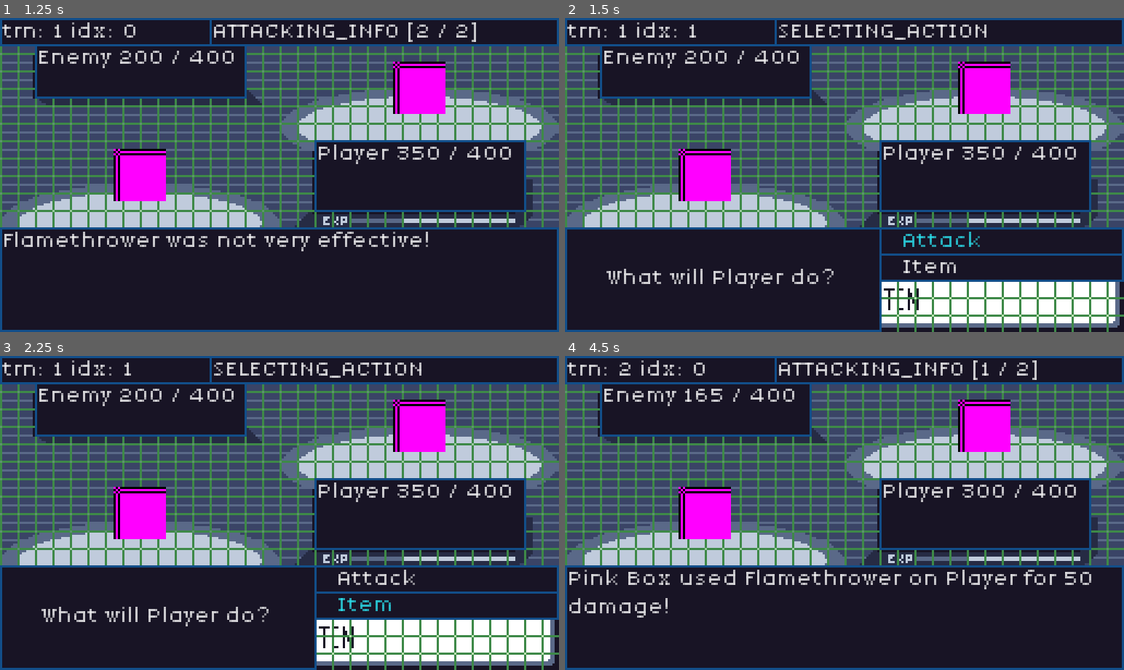
Above: before the commit, frames 1-4 (two rows, left to right).
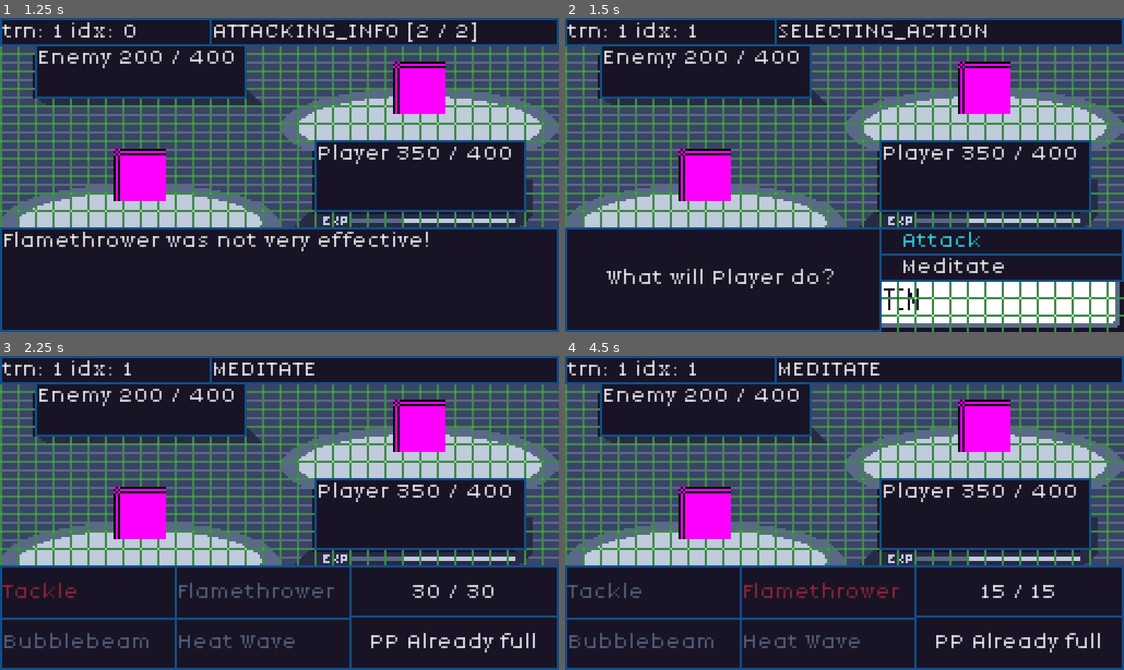
Above: after the commit, the same moments.

Repository: JakeTaussig/rpg-rougelike
Game: Godot game, scene res://scenes/battle.tscn
The game is run twice, just before and just after one commit, with the same random seed, the same clock (stepped at 60 frames per second) and the same inputs.
Inputs (mouse positions are in pixels of both pictures, inside the frame that each line leads up to):
- Up to frame 1 (1.25 s): click "Continue" at 0.5 s
- Up to frame 2 (1.5 s): click "Continue" at 1.25 s
- Up to frame 3 (2.25 s): click (436, 604) at 2 s, where only the run before the commit has a clickable "Item"
- Up to frame 4 (4.5 s): click (1001, 578) at 2.75 s, where only the run before the commit has a clickable "Attack"; click "Tackle" at 3.5 s; click (827, 591) at 4.25 s, where only the run after the commit has a clickable "Flamethrower"

Frame 1 is identical in both runs. In frame 2, 0.3% of the frame differs, in the area x 60-79%, y 76-82%; in frame 3, 11%, in the area x 0-100%, y 2-100%; in frame 4, 5.5%.

Commit message:
add `MEDITATE` state

Diff:
--- a/scenes/battle.tscn
+++ b/scenes/battle.tscn
@@ -13,6 +13,7 @@
 [ext_resource type="Script" uid="uid://cmikjgcwtvkyk" path="res://scripts/states/IncrementTurn.gd" id="12_03edq"]
 [ext_resource type="Script" uid="uid://bm0o2eovnfws7" path="res://scripts/states/Attack.gd" id="13_6ni85"]
 [ext_resource type="Script" uid="uid://sdwupuxudrjb" path="res://scripts/states/GameEnd.gd" id="13_22uqi"]
+[ext_resource type="Script" uid="uid://begb8qfrg2n42" path="res://scripts/states/Meditate.gd" id="14_6ni85"]
 
 [node name="Battle" type="Node2D"]
 script = ExtResource("1_a12nh")
@@ -54,13 +55,14 @@
 text = "   Attack"
 alignment = 0
 
-[node name="Item" type="Button" parent="BottomBar/Action"]
-layout_mode = 2
-text = "   Item"
+[node name="Meditate" type="Button" parent="BottomBar/Action"]
+layout_mode = 2
+text = "   Meditate"
 alignment = 0
 
 [node name="BattleStatus" type="Label" parent="BottomBar"]
 unique_name_in_owner = true
+visible = false
 offset_top = 96.0
 offset_right = 255.0
 offset_bottom = 143.0
@@ -229,9 +231,9 @@
 [node name="ATTACK" type="Node" parent="BattleStateMachine"]
 script = ExtResource("13_6ni85")
 
+[node name="MEDITATE" type="Node" parent="BattleStateMachine"]
+script = ExtResource("14_6ni85")
+
 [connection signal="pressed" from="BottomBar/Action/Attack" to="BattleStateMachine/SELECTING_ACTION" method="_on_attack_pressed"]
+[connection signal="pressed" from="BottomBar/Action/Meditate" to="BattleStateMachine/SELECTING_ACTION" method="_on_meditate_pressed"]
 [connection signal="pressed" from="BottomBar/BattleStatus/ContinueButton" to="." method="_on_continue_button_pressed"]
-[connection signal="pressed" from="BottomBar/Moves/MovesMenu/Move1" to="BattleStateMachine/SELECTING_ATTACK" method="_on_move_pressed" binds= [0]]
-[connection signal="pressed" from="BottomBar/Moves/MovesMenu/Move2" to="BattleStateMachine/SELECTING_ATTACK" method="_on_move_pressed" binds= [1]]
-[connection signal="pressed" from="BottomBar/Moves/MovesMenu/Move3" to="BattleStateMachine/SELECTING_ATTACK" method="_on_move_pressed" binds= [2]]
-[connection signal="pressed" from="BottomBar/Moves/MovesMenu/Move4" to="BattleStateMachine/SELECTING_ATTACK" method="_on_move_pressed" binds= [3]]
--- a/scripts/battle.gd
+++ b/scripts/battle.gd
@@ -7,6 +7,7 @@
 const STATE_ENEMY_ATTACK := "ENEMY_ATTACK"
 const STATE_GAME_END := "GAME_END"
 const STATE_SELECTING_ATTACK := "SELECTING_ATTACK"
+const STATE_MEDITATE := "MEDITATE"
 const STATE_ATTACK := "ATTACK"
 
 var turn: int = 0
@@ -25,6 +26,9 @@
 	_init_battle_participants()
 	render_hp()
 	transition_state_to(STATE_INCREMENT_TURN)
+
+func _input(event: InputEvent) -> void:
+	current_state.handle_input(event)
 
 func _init_states():
 	# Initialize all states
--- a/scripts/states/BaseState.gd
+++ b/scripts/states/BaseState.gd
@@ -9,5 +9,8 @@
 func exit():
 	pass
 
+func handle_input(event: InputEvent):
+	pass
+
 func handle_continue():
 	pass
--- /dev/null
+++ b/scripts/states/Meditate.gd
@@ -0,0 +1,72 @@
+class_name MeditateState
+extends BaseState
+
+var last_focused_move_index: int = 0
+
+func enter(_messages: Array = []) -> void:
+	_init_move_buttons()
+	%Moves.visible = true
+	%MovesMenu.get_child(last_focused_move_index).grab_focus()
+
+func exit():
+	%Moves.visible = false
+
+	for button: Button in %MovesMenu.get_children():
+		for dict in button.get_signal_connection_list("pressed"):
+			button.disconnect("pressed", dict.callable)
+		for dict in button.get_signal_connection_list("focus_entered"):
+			button.disconnect("focus_entered", dict.callable)
+		for dict in button.get_signal_connection_list("mouse_entered"):
+			button.disconnect("mouse_entered", dict.callable)
+
+func handle_input(event: InputEvent):
+	if event.is_action_pressed("ui_cancel"):
+		battle.transition_state_to(battle.STATE_SELECTING_ACTION)
+
+func _init_move_buttons():
+	for i in %Player.moves.size():
+		%MovesMenu.get_child(i).text = %Player.moves[i].move_name
+		%MovesMenu.get_child(i).focus_entered.connect(func(): _med_display_pp_info(i))
+		var button: Button = %MovesMenu.get_child(i)
+		%MovesMenu.get_child(i).pressed.connect(func(): _restore(i))
+
+		if %Player.moves[i].pp == %Player.moves[i].max_pp:
+			%MovesMenu.get_child(i).set_theme_type_variation("DisabledButton")
+		else:
+			%MovesMenu.get_child(i).set_theme_type_variation("Button")
+		%MovesMenu.get_child(i).mouse_entered.connect(%MovesMenu.get_child(i).grab_focus)
+
+func _restore(i: int):
+	var move = %Player.moves[i]
+	if move.pp == move.max_pp:
+		return
+
+	var restore_amt = 3 + (randi() % 3)
+	var initial_pp = move.pp
+	var restored_pp = min(move.max_pp, initial_pp + restore_amt)
+
+	move.pp = restored_pp
+
+	battle.transition_state_to(battle.STATE_ATTACKING_INFO, ["%s meditated." % %Player.character_name, ".....", ".......", ".....", "Restored PP of %s from %d to %d." % [%Player.moves[i].move_name, initial_pp, restored_pp]])
+
+func _med_display_pp_info(move_index: int) -> void:
+	#last_focused_move_index = move_index
+	var move = %Player.moves[move_index]
+
+	var min_updated_pp = min(move.max_pp, move.pp + 3)
+	var max_updated_pp = min(move.max_pp, move.pp + 5)
+
+	if move.pp == move.max_pp:
+		%PPInfo.text = "%d / %d" % [move.pp, move.max_pp]
+		%TypeInfo.text = "PP Already full"
+		%PPInfo.set_theme_type_variation("GrayTextLabel")
+		%TypeInfo.set_theme_type_variation("GrayTextLabel")
+		return
+	elif min_updated_pp == max_updated_pp:
+		%PPInfo.text = "%d --> %d" % [move.pp, min_updated_pp]
+	else:
+		%PPInfo.text = "%d -->  %d - %d" % [move.pp, min_updated_pp, max_updated_pp]
+
+	%PPInfo.set_theme_type_variation("NoBorderLabel")
+	%TypeInfo.set_theme_type_variation("NoBorderLabel")
+	%TypeInfo.text = "Restore\nup to 5 PP"
--- a/scripts/states/SelectingAction.gd
+++ b/scripts/states/SelectingAction.gd
@@ -16,3 +16,6 @@
 
 func _on_attack_pressed() -> void:
 	battle.transition_state_to(battle.STATE_SELECTING_ATTACK)
+
+func _on_meditate_pressed() -> void:
+	battle.transition_state_to(battle.STATE_MEDITATE)
--- a/scripts/states/SelectingAttack.gd
+++ b/scripts/states/SelectingAttack.gd
@@ -1,14 +1,28 @@
+class_name SelectingAttackState
 extends BaseState
 
 var last_focused_move_index: int = 0
 
 func enter(messages: Array = []):
+	_init_move_buttons()
 	%Moves.visible = true
 	%MovesMenu.get_child(last_focused_move_index).grab_focus()
 	_render_moves()
 
 func exit():
 	%Moves.visible = false
+
+	for button: Button in %MovesMenu.get_children():
+		for dict in button.get_signal_connection_list("pressed"):
+			button.disconnect("pressed", dict.callable)
+		for dict in button.get_signal_connection_list("focus_entered"):
+			button.disconnect("focus_entered", dict.callable)
+		for dict in button.get_signal_connection_list("mouse_entered"):
+			button.disconnect("mouse_entered", dict.callable)
+
+func handle_input(event: InputEvent):
+	if event.is_action_pressed("ui_cancel"):
+		battle.transition_state_to(battle.STATE_SELECTING_ACTION)
 
 func _render_moves():
 	for i in %Player.moves.size():
@@ -30,15 +44,13 @@
 			[attackCommand])
 
 
-func _ready() -> void:
-	_init_move_buttons()
-
 # initialize move names and connect PP info display
 func _init_move_buttons():
 	for i in %Player.moves.size():
 		%MovesMenu.get_child(i).text = %Player.moves[i].move_name
 		%MovesMenu.get_child(i).focus_entered.connect(func(): _display_pp_info(i))
 		%MovesMenu.get_child(i).mouse_entered.connect(%MovesMenu.get_child(i).grab_focus)
+		%MovesMenu.get_child(i).pressed.connect(func(): _on_move_pressed(i))
 
 # callback used when a move is focused
 # displays the PP and type of the move in $"Moves/MovesInfo"
Not shown: 1 places in scenes/battle.tscn that only renumber resources
Not shown, added: scripts/states/Meditate.gd.uid
